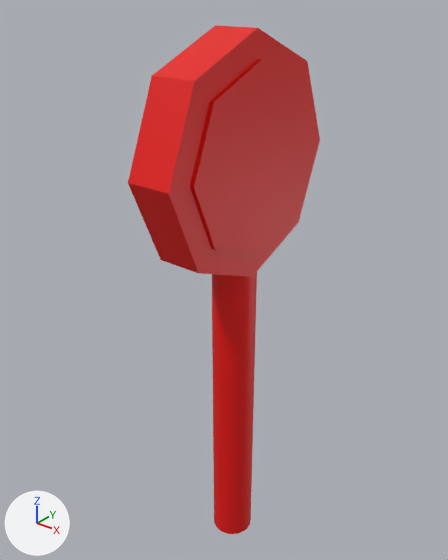
Renders of the FBX model Assets/Karting/Art/Models/StopSign.fbx from each side of a commit.
The view is the same before and after, from a 50 mm camera at (0.76, -0.987, 1.33) aimed at (-0.041, 0.015, 0.709). Every picture has the same lights, and +X, +Y and +Z are marked at lower left. The picture after the commit comes second. Where no turn or scale is listed for an object, it has been applied to the vertices. Vertices at exactly the same position are counted once.
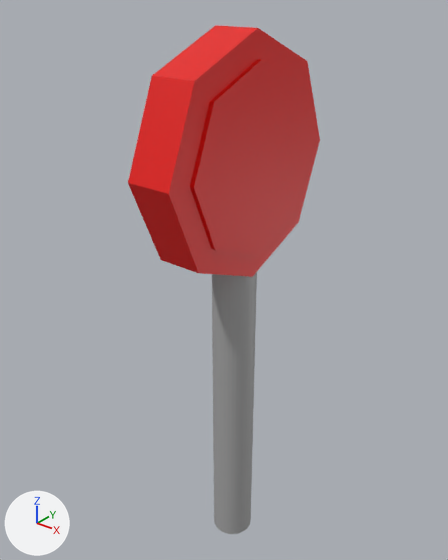
Boxes [x1, y1, x2, y2] around the edits, measured in the pictures (448 x 560 px):
part 1 of me_cylinder_003, recoloured (red to grey): [212, 272, 257, 534] in both

What changed in the scene script:
```text
Add mat_gray:
    mat_gray = principled_material('Gray')
    mat_gray.base_color = (0.391, 0.391, 0.391)  # grey #a8a8a8
Change me_cylinder_003:
    where me_cylinder_003.from_pydata(...)  # 112 vertices, 76 faces; spans x -0.085..0.025, y -0.25..0.25, z -1.0..0.25
    used by ob_cylinder_001; location = (0.035, 0.0, 1.0)
    me_cylinder_003 part 1: all 33 faces centred in x -0.085..0.015, y -0.05..0.05, z -1.0..-0.5 switch from mat_red (red #e70b03) to mat_gray (grey #a8a8a8)
```
